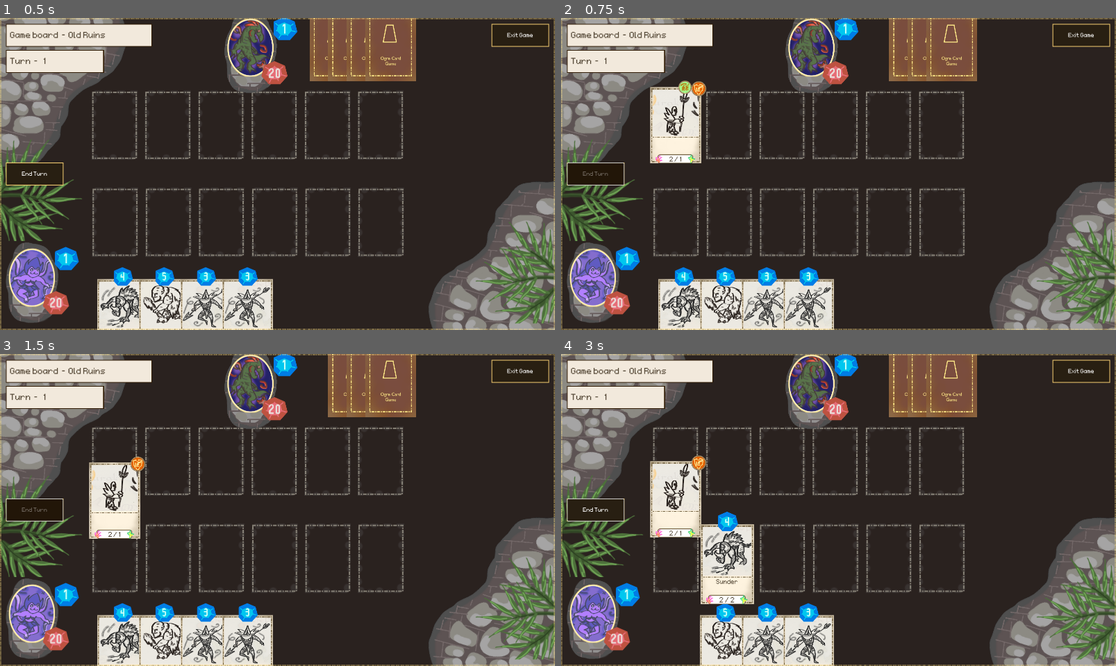
Above: before the commit, frames 1-4 (two rows, left to right).
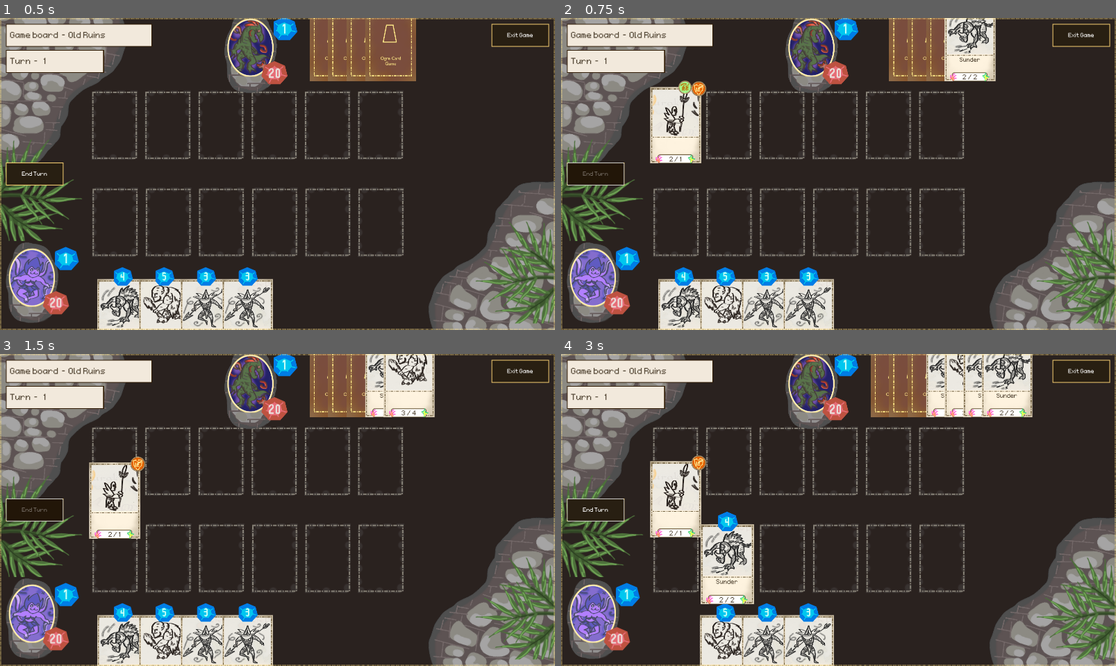
Above: after the commit, the same moments.

Repository: OttoElomaa/Godot-4-Ogre-Card-Game
Game: Godot game, scene res://GameScenes/main.tscn
Two runs of this game, one before a commit and one after it. Both use one fixed random seed, a clock stepped at 60 frames per second and the inputs below.
Inputs (mouse positions are in pixels of both pictures, inside the frame that each line leads up to):
- Up to frame 1 (0.5 s): no input
- Up to frame 2 (0.75 s): click (594, 174) at 0.5 s
- Up to frame 3 (1.5 s): click (33, 510) at 1.25 s
- Up to frame 4 (3 s): click (594, 510) at 2 s; tap Enter at 2.75 s; drag from (683, 653) to (816, 385) at 2.77 s

Frame 1 is identical in both runs. In frame 2, 1.8% of the frame differs, in the area x 69-79%, y 0-21%; in frame 3, 3.1%; in frame 4, 4.4%, in the area x 55-85%, y 0-21%.

Commit message:
Reworked Battlesystem's resolveAttack and renamed some CardsManager functions. Sunder and Duelist keywords working

Diff:
--- a/Cards/card.gd
+++ b/Cards/card.gd
@@ -161,8 +161,29 @@
 
 ########################################################
 
-func checkHasLethalOn(card:Card):
-	return (damage > card.health)
+#func checkHasLethalOn(card:Card):
+	#return (damage > card.health)
+
+#### DEAL DAMAGE IF NECESSARY, AND RETURN ANSWER: DID THIS CARD DIE
+func takeDamageAndCheckLethal(card:Card) -> bool:
+
+	#### HANDLE DESTROYED STATUS
+	var selfDestroyed := false
+	if card.damage >= health:
+		selfDestroyed = true
+
+	#### HANDLE DAMAGE -> SUNDER Keyword
+	if card.hasSunder:
+		health -= card.damage
+
+	#### UPDATE VISUALS AND RETURN DESTROYED STATUS
+	updateCardLabels()
+	return selfDestroyed
+
+
+#func takeDamage(damage:int):
+
+
 
 func toggleEnemyStatus(enabled:bool):
 	isEnemyCard = enabled
@@ -199,7 +220,7 @@
 	rotateRestingCard(true)
 
 
-
+#######################################################################
 
 func rotateRestingCard(willRest:bool):
 	var degreesGoal = 0
@@ -207,3 +228,8 @@
 		degreesGoal = 25
 	var tween = get_tree().create_tween()
 	tween.tween_property(self, "rotation_degrees", degreesGoal, 0.2)
+
+
+func updateCardLabels():
+	$Frontside/StatsPanel/HBox/HealthLabel.text = "%d" % health
+	$Frontside/StatsPanel/HBox/PowerLabel.text = "%d" % damage
--- a/GameScenes/battle_system.gd
+++ b/GameScenes/battle_system.gd
@@ -60,7 +60,8 @@
 
 #### PLAY ENEMY TURN, THEN AFTER TIMER WAIT, START PLAYER TURN
 func passTurn():
-	cardsManager.wakeEnemyCards()
+	cardsManager.startEnemyTurn()
+	#cardsManager.wakeEnemyCards()
 	$EnemyTurnTimer.start()
 	enemyPlayTurn()
 
@@ -103,7 +104,6 @@
 	enemyMana = turnCount
 	updateResourceLabels()
 
-	cardsManager.wakePlayerCards()
 	main.updateUi(turnCount)
 	cardsManager.startPlayerTurn()
 
@@ -200,13 +200,23 @@
 
 
 
-
+#### THIS FUNCTION PLAYS OUT THE COMBAT BETWEEN TWO CARDS,
+#### AFTER OTHER FUNCTIONS OKAYED THE COMBAT
 func resolveAttack(attackCard:Card, targetCard:Card):
+
+	#### DEAL DAMAGE IF SUNDER
+	#if attackCard.hasSunder:
+	var targetKilled:bool = targetCard.takeDamageAndCheckLethal(attackCard)
+	var attackerKilled:bool = attackCard.takeDamageAndCheckLethal(targetCard)
+
+	#### WHICH CARDS TOOK LETHAL DAMAGE?
 	var cardsToDestroy := []
-	if attackCard.checkHasLethalOn(targetCard):
-		cardsToDestroy.append(targetCard)
-	if targetCard.checkHasLethalOn(attackCard):
-		cardsToDestroy.append(attackCard)
+	if targetKilled:
+		if not (targetCard.hasDuelist and attackerKilled):
+			cardsToDestroy.append(targetCard)
+	if attackerKilled:
+		if not (attackCard.hasDuelist and targetKilled):
+			cardsToDestroy.append(attackCard)
 
 	#### HANDLE DESTROYING THE CARDS THAT TOOK LETHAL DAMAGE
 	attackCard.rest()
--- a/GameScenes/cards_manager.gd
+++ b/GameScenes/cards_manager.gd
@@ -37,7 +37,7 @@
 	dumbHandDrawCounter = 5
 	for i in range(STARTING_HAND_SIZE):
 		drawCard($PlayerHand)
-	updatePlayerHandVisuals()
+	updateHandCardsVisuals()
 
 
 func dealEnemyHand():
@@ -49,7 +49,7 @@
 		card.toggleEnemyStatus(true)
 		card.removeMouseInteraction()
 		card.toggleFrontSide(false)
-	updatePlayerHandVisuals()
+	updateHandCardsVisuals()
 
 
 
@@ -66,7 +66,7 @@
 
 
 #### OFFSETS, SHOW MANA COSTS, ETC.
-func updatePlayerHandVisuals():
+func updateHandCardsVisuals():
 	var x_offset := 0
 	for c in $PlayerHand.get_children():
 		c.position = $PlayerHandPosition.position + Vector2(x_offset, 0)
@@ -170,7 +170,7 @@
 			if currentDraggedCard.mySlot:
 				currentDraggedCard.mySlot.toggleAvailable(true)
 				currentDraggedCard.mySlot = null
-	updatePlayerHandVisuals()
+	updateHandCardsVisuals()
 	return null
 
 
@@ -249,23 +249,24 @@
 ####################################################
 
 func startPlayerTurn():
+	wakeBoardCards($PlayerBoard)
 	drawCard($PlayerHand)
-	updatePlayerHandVisuals()
-
-
-func wakePlayerCards():
-	for c:Card in $PlayerBoard.get_children():
+	updateHandCardsVisuals()
+
+
+func startEnemyTurn():
+	wakeBoardCards($EnemyBoard)
+	drawCard($EnemyHand)
+	updateHandCardsVisuals()
+
+
+func wakeBoardCards(board:Node):
+	for c:Card in board.get_children():
 		if c.statesTurnOffTravel():
 			pass
 		else:
 			c.wake()
 
-func wakeEnemyCards():
-	for c:Card in $EnemyBoard.get_children():
-		if c.statesTurnOffTravel():
-			pass
-		else:
-			c.wake()
 
 
 ####################################################
